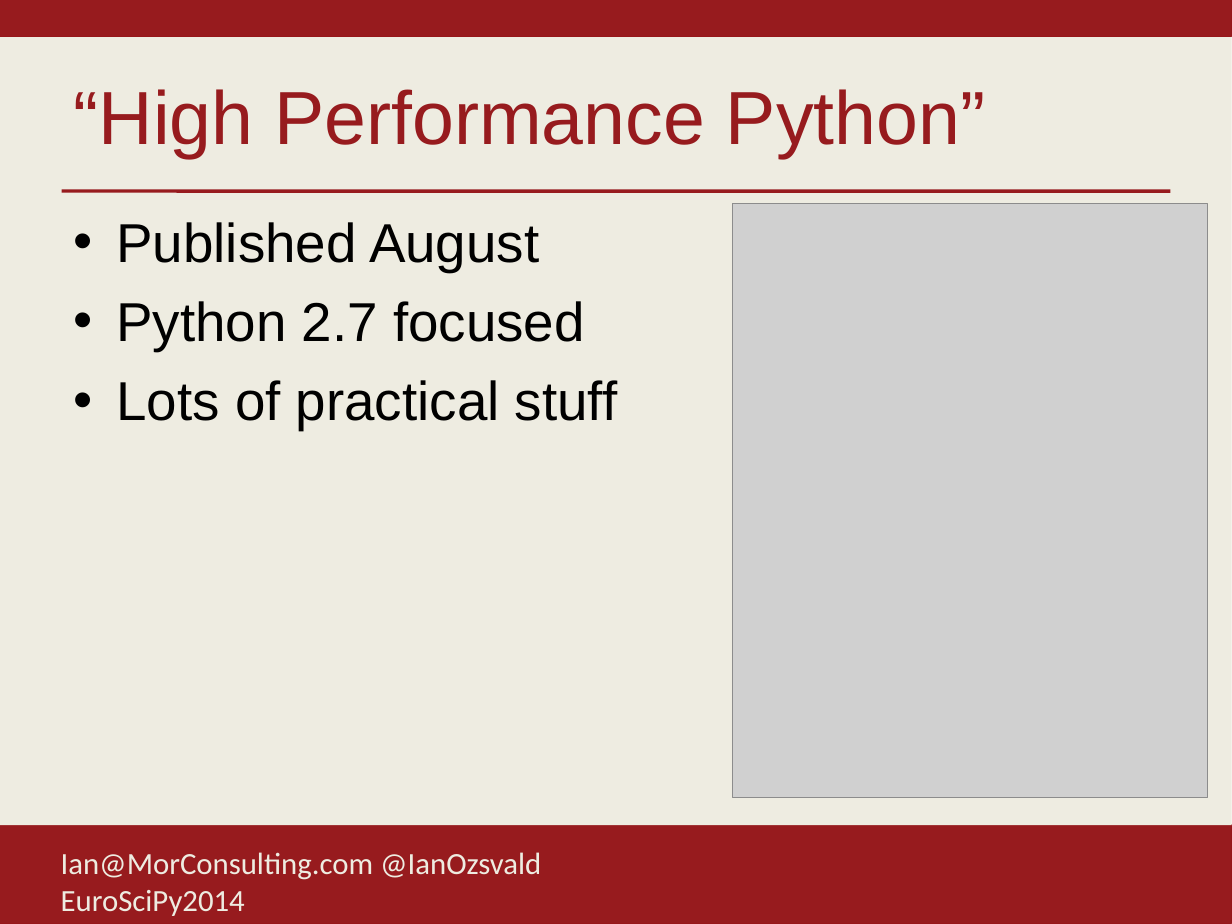
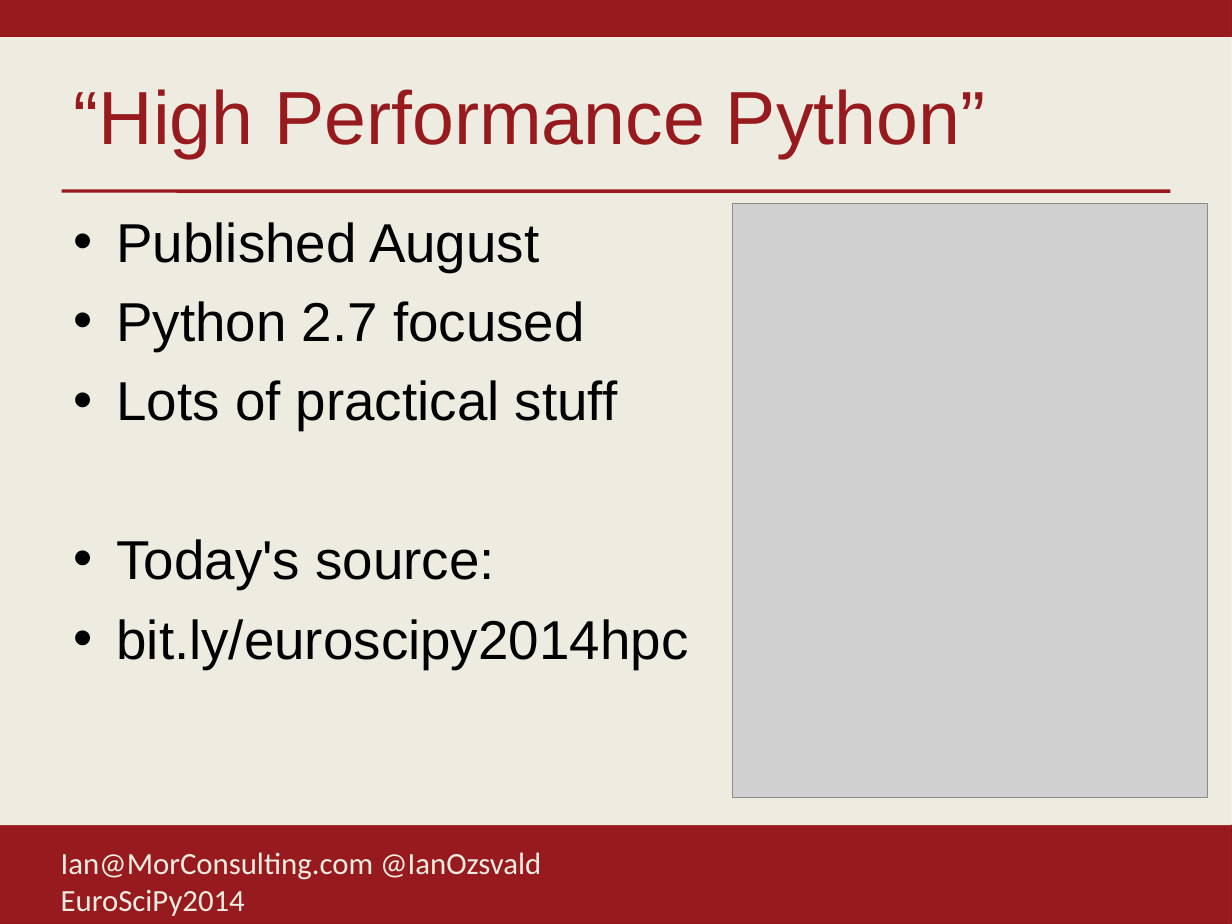
Before and after one commit to ianozsvald/euroscipy2014_highperformancepython, a slide deck: slide 3 of euroscipy2014_highperformancepython.odp. Drawn at 1232x924 pixels with LibreOffice and Linux fonts; fonts in the diff are those of the drawing; grey boxes stand for pictures; background and template pictures are left out. Boxes give left, top, right and bottom in pixels: in the first picture for what was removed or moved away, otherwise in the second. Text is boxed around its words. In the diff, an @@ line names an element or a change of style, - is before the commit and + after.

```diff
--- a/euroscipy2014_highperformancepython.odp
+++ b/euroscipy2014_highperformancepython.odp
@@ text at <box>116,539,688,669</box>: paragraphs added @@
+• Today's source:
+• bit.ly/euroscipy2014hpc
```
Also in this commit, not shown: 1 other file.
